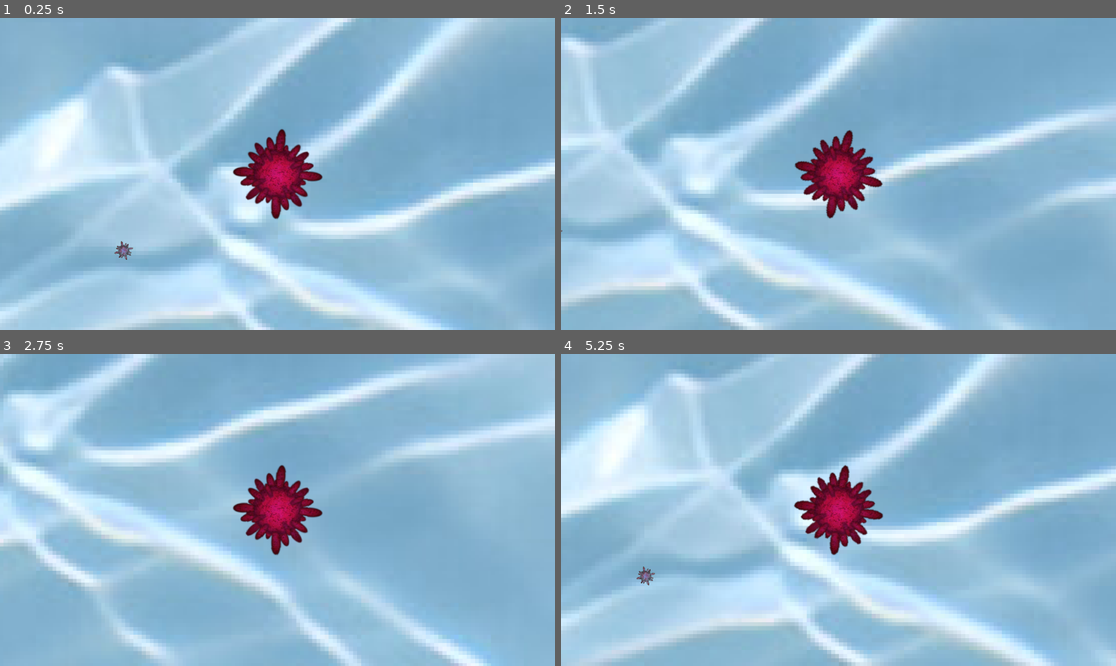
Above: before the commit, frames 1-4 (two rows, left to right).
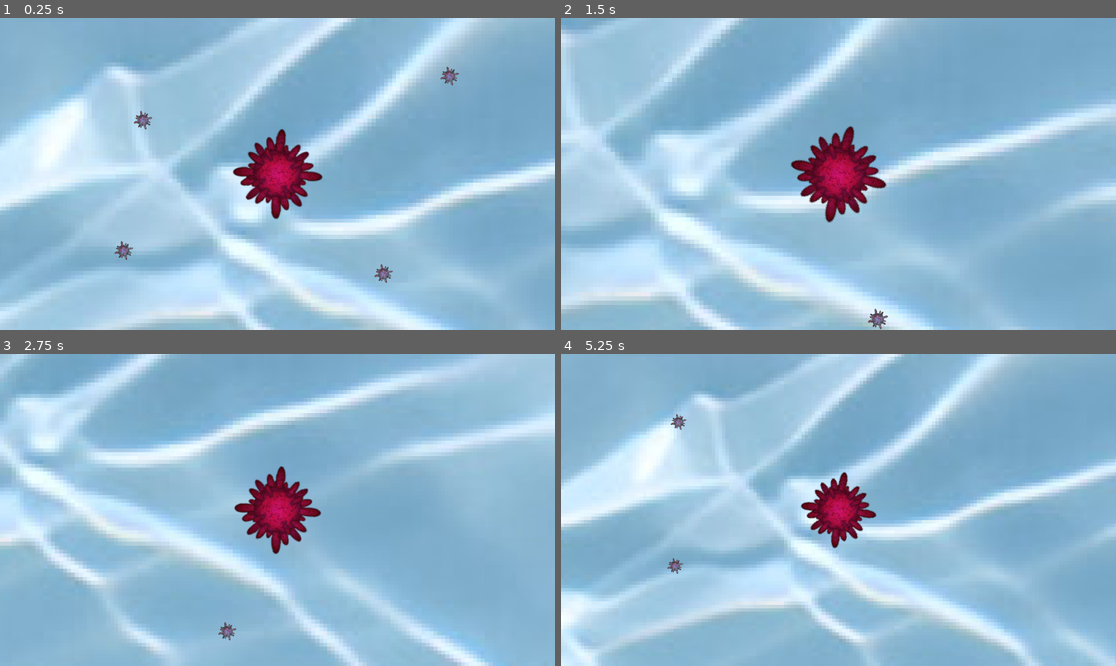
Above: after the commit, the same moments.

Repository: SixFours/Primordia
Game: Godot game, scene res://Scenes/game.tscn
The game is run twice, just before and just after one commit, with the same random seed, the same clock (stepped at 60 frames per second) and the same inputs. Sound files missing from this copy of the repository are replaced by a short silence.
Inputs (mouse positions are in pixels of both pictures, inside the frame that each line leads up to):
- Up to frame 1 (0.25 s): no input
- Up to frame 2 (1.5 s): move the mouse to (960, 158) at 0.52 s; hold Right (ui_right) 0.53-1.28 s; tap Mouse wheel down (ScrollDown, bound only after the commit) at 0.6 s; tap Mouse wheel up (ScrollUp, bound only after the commit) at 0.8, 1.35 s; move the mouse to (727, 189) at 1.27 s; hold Down (ui_down) from 1.28 s (still down)
- Up to frame 3 (2.75 s): tap Mouse wheel down (ScrollDown, bound only after the commit) at 1.55, 2.1 s; move the mouse to (333, 441) at 2.02 s; release Down (ui_down) at 2.03 s; hold Right (ui_right) from 2.03 s (still down); tap Mouse wheel up (ScrollUp, bound only after the commit) at 2.3 s
- Up to frame 4 (5.25 s): move the mouse to (810, 572) at 2.77 s; release Right (ui_right) at 2.78 s; hold Up (ui_up) 2.78-3.53 s; tap Mouse wheel up (ScrollUp, bound only after the commit) at 2.85, 3.8, 4.35 s; tap Mouse wheel down (ScrollDown, bound only after the commit) at 3.05, 3.6, 4.55, 5.1 s; move the mouse to (1005, 556) at 3.52 s; hold Left (ui_left) 3.53-5.03 s; move the mouse to (672, 463) at 4.27 s; move the mouse to (866, 510) at 5.02 s; hold Down (ui_down) from 5.03 s (still down)

The runs differ from the first frame. In frame 1, 0.3% of the frame differs, in the area x 24-83%, y 15-85%; in frame 2, 18%; in frame 3, 6.0%; in frame 4, 27%, in the area x 0-100%, y 0-100%.

Commit message:
Enemy changes
- Make enormous enemy faster
- Round corners to prevent enemies getting stuck in a place you can't get them

Diff:
--- a/Scenes/enemy.tscn
+++ b/Scenes/enemy.tscn
@@ -46,10 +46,10 @@
 radius = 529.417
 
 [sub_resource type="CircleShape2D" id="CircleShape2D_jhl25"]
-radius = 52.0
+radius = 57.0
 
 [sub_resource type="CircleShape2D" id="CircleShape2D_ymst2"]
-radius = 47.0106
+radius = 52.0096
 
 [node name="Enemy" type="CharacterBody2D"]
 script = ExtResource("1_1ii6d")
--- a/Scenes/game.tscn
+++ b/Scenes/game.tscn
@@ -10,10 +10,10 @@
 [ext_resource type="PackedScene" uid="uid://wefnkg66n5vp" path="res://Scenes/enemy_enormous.tscn" id="7_3off7"]
 [ext_resource type="AudioStream" uid="uid://burdg0ib74rms" path="res://Assets/MicroscopicSong.wav" id="9_h1doi"]
 
-[sub_resource type="NavigationPolygon" id="NavigationPolygon_vgyo4"]
-vertices = PackedVector2Array(7366, 901.992, -1713.99, 900, -1712, -5065, 7366, -5068.99)
-polygons = Array[PackedInt32Array]([PackedInt32Array(0, 1, 2, 3)])
-outlines = Array[PackedVector2Array]([PackedVector2Array(7376, -5079, 7376, 912, -1724, 910, -1722, -5075)])
+[sub_resource type="NavigationPolygon" id="NavigationPolygon_twwnd"]
+vertices = PackedVector2Array(7300.01, -4926.69, 7333.96, 796.852, 7196.62, 866, -1640.91, 868.992, -1707.97, 739.602, -1659.04, -4912.04, -1525.57, -5015, 7223.95, -5029.99)
+polygons = Array[PackedInt32Array]([PackedInt32Array(0, 1, 2, 3, 4, 5, 6, 7)])
+outlines = Array[PackedVector2Array]([PackedVector2Array(-1647, 879, 7199, 876, 7344, 803, 7310, -4930, 7229, -5040, -1529, -5025, -1669, -4917, -1718, 742)])
 
 [sub_resource type="WorldBoundaryShape2D" id="WorldBoundaryShape2D_qpx6m"]
 distance = 108.0
@@ -48,7 +48,7 @@
 
 [node name="NavigationRegion2D" type="NavigationRegion2D" parent="."]
 position = Vector2(14, 118)
-navigation_polygon = SubResource("NavigationPolygon_vgyo4")
+navigation_polygon = SubResource("NavigationPolygon_twwnd")
 
 [node name="Node2D" type="Node2D" parent="."]
 position = Vector2(0, -6)
@@ -116,7 +116,7 @@
 
 [node name="EnormousEnemy1" parent="Enemys" instance=ExtResource("7_3off7")]
 position = Vector2(4368, -2925)
-speed = 20.0
+speed = 50.0
 
 [node name="BigEnemy3" parent="Enemys" instance=ExtResource("4_x5u1h")]
 position = Vector2(5781, -3701)
@@ -161,6 +161,48 @@
 [node name="Enemy15" parent="Enemys" instance=ExtResource("2_fpu0b")]
 position = Vector2(3983, -3840)
 
+[node name="Enemy16" parent="Enemys" instance=ExtResource("4_x5u1h")]
+position = Vector2(1906, -3820)
+speed = 50.0
+
+[node name="Enemy17" parent="Enemys" instance=ExtResource("2_fpu0b")]
+position = Vector2(6947, -2462)
+
+[node name="Enemy18" parent="Enemys" instance=ExtResource("2_fpu0b")]
+position = Vector2(6047, -642)
+
+[node name="Enemy19" parent="Enemys" instance=ExtResource("2_fpu0b")]
+position = Vector2(5379, 551)
+
+[node name="SmallEnemy6" parent="Enemys" instance=ExtResource("5_x12jm")]
+position = Vector2(3160, 513)
+speed = 200.0
+
+[node name="Enemy20" parent="Enemys" instance=ExtResource("5_x12jm")]
+position = Vector2(2588, -1891)
+speed = 200.0
+
+[node name="Enemy21" parent="Enemys" instance=ExtResource("5_x12jm")]
+position = Vector2(4075, -2286)
+speed = 200.0
+
+[node name="Enemy22" parent="Enemys" instance=ExtResource("5_x12jm")]
+position = Vector2(537, -2724)
+speed = 200.0
+
+[node name="Enemy23" parent="Enemys" instance=ExtResource("4_x5u1h")]
+position = Vector2(-1009, -1198)
+speed = 50.0
+
+[node name="Enemy24" parent="Enemys" instance=ExtResource("2_fpu0b")]
+position = Vector2(391, -1277)
+
+[node name="Enemy25" parent="Enemys" instance=ExtResource("2_fpu0b")]
+position = Vector2(6862, -719)
+
+[node name="Enemy26" parent="Enemys" instance=ExtResource("2_fpu0b")]
+position = Vector2(7010, 694)
+
 [node name="Food" type="Node" parent="."]
 
 [node name="Food" parent="Food" instance=ExtResource("6_yl3sp")]
@@ -186,6 +228,15 @@
 
 [node name="Food8" parent="Food" instance=ExtResource("6_yl3sp")]
 position = Vector2(-1325, -142)
+
+[node name="Food9" parent="Food" instance=ExtResource("6_yl3sp")]
+position = Vector2(411, -287)
+
+[node name="Food10" parent="Food" instance=ExtResource("6_yl3sp")]
+position = Vector2(278, 89)
+
+[node name="Food11" parent="Food" instance=ExtResource("6_yl3sp")]
+position = Vector2(-173, -199)
 
 [node name="Music" type="AudioStreamPlayer" parent="."]
 stream = ExtResource("9_h1doi")
--- a/Scenes/player.tscn
+++ b/Scenes/player.tscn
@@ -1,7 +1,8 @@
-[gd_scene load_steps=7 format=3 uid="uid://d218sffoa4sy3"]
+[gd_scene load_steps=8 format=3 uid="uid://d218sffoa4sy3"]
 
 [ext_resource type="Script" path="res://Scripts/player.gd" id="1_2h7dc"]
 [ext_resource type="Texture2D" uid="uid://dck1m6k2tbv8p" path="res://Assets/Virus/Virus_0000_Package-----------------.png" id="2_tk5sx"]
+[ext_resource type="Script" path="res://Scripts/camera_2d.gd" id="3_uahpr"]
 
 [sub_resource type="Animation" id="Animation_inecf"]
 resource_name = "Idle"
@@ -60,3 +61,4 @@
 shape = SubResource("CircleShape2D_u4pcf")
 
 [node name="Camera2D" type="Camera2D" parent="."]
+script = ExtResource("3_uahpr")
--- a/Scripts/enemy.gd
+++ b/Scripts/enemy.gd
@@ -20,8 +20,6 @@
 func update_path():
 	if player:
 		if is_bigger_than_me(player):
-			if chase_player:
-				print("Now I'm scared! Running away!")
 			chase_player = false
 		else:
 			chase_player = true
@@ -67,12 +65,12 @@
 		if is_bigger_than_me(body):
 			eaten = true  # Mark that we have been eaten, so can't be eaten again
 			visible = false  # Hide the food immediately
-			print("+1 Food!")
+			print("+2 Food!")
 			body.eat_food(0.2)
 			$EatSound.play()
 			call_deferred("queue_free_after_eat_sound")
 		else:
-			print("Enemy was bigger than you! Now you dead")
+			print("Enemy was bigger than you! Now you are dead!")
 			get_tree().reload_current_scene()
 
 func queue_free_after_eat_sound():
--- a/project.godot
+++ b/project.godot
@@ -15,6 +15,19 @@
 config/features=PackedStringArray("4.3", "Forward Plus")
 config/icon="res://icon.svg"
 
+[input]
+
+ScrollUp={
+"deadzone": 0.5,
+"events": [Object(InputEventMouseButton,"resource_local_to_scene":false,"resource_name":"","device":-1,"window_id":0,"alt_pressed":false,"shift_pressed":false,"ctrl_pressed":false,"meta_pressed":false,"button_mask":8,"position":Vector2(278, 23),"global_position":Vector2(287, 69),"factor":1.0,"button_index":4,"canceled":false,"pressed":true,"double_click":false,"script":null)
+]
+}
+ScrollDown={
+"deadzone": 0.5,
+"events": [Object(InputEventMouseButton,"resource_local_to_scene":false,"resource_name":"","device":-1,"window_id":0,"alt_pressed":false,"shift_pressed":false,"ctrl_pressed":false,"meta_pressed":false,"button_mask":16,"position":Vector2(198, 16),"global_position":Vector2(207, 62),"factor":1.0,"button_index":5,"canceled":false,"pressed":true,"double_click":false,"script":null)
+]
+}
+
 [rendering]
 
 textures/canvas_textures/default_texture_filter=0
